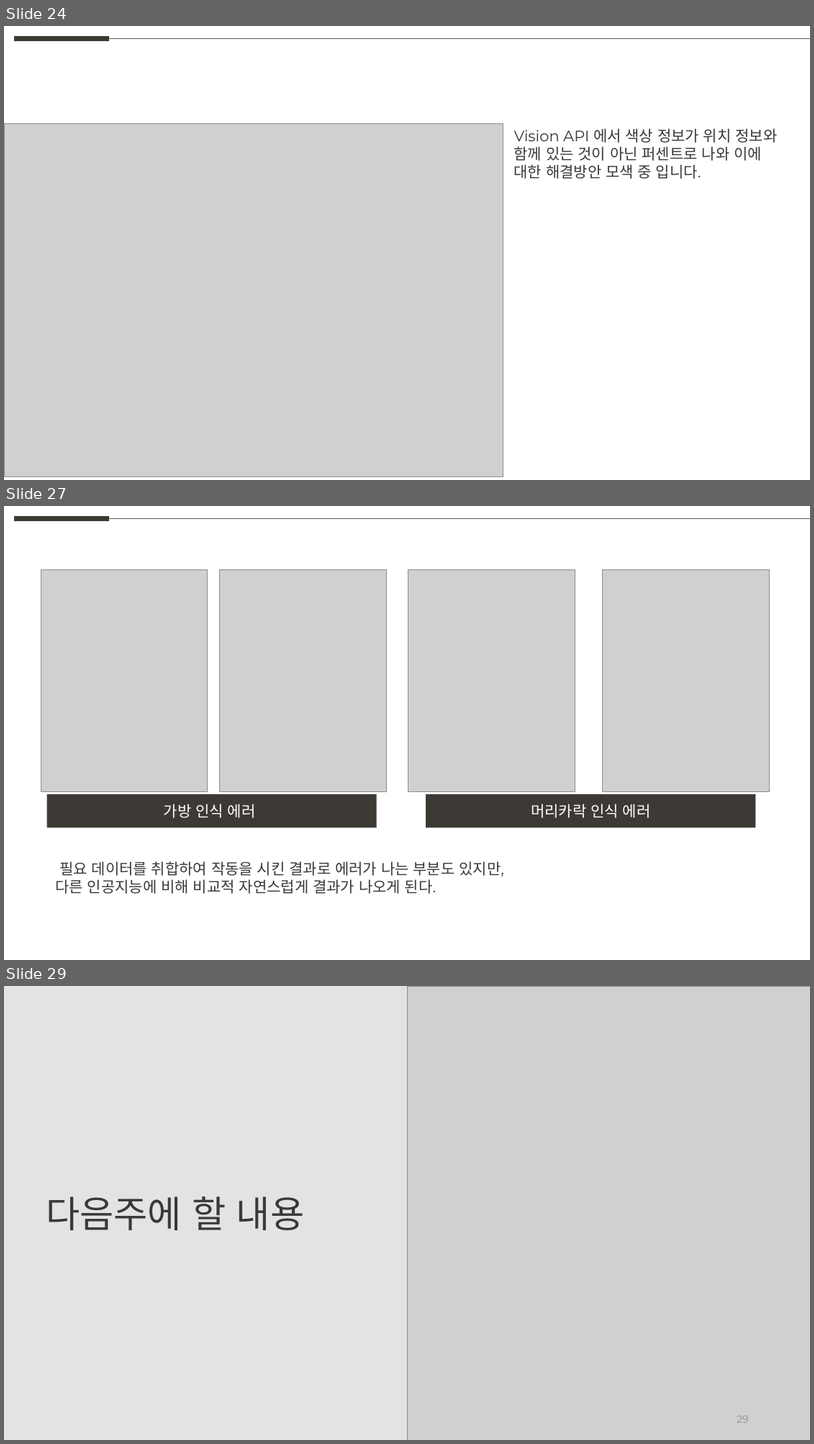
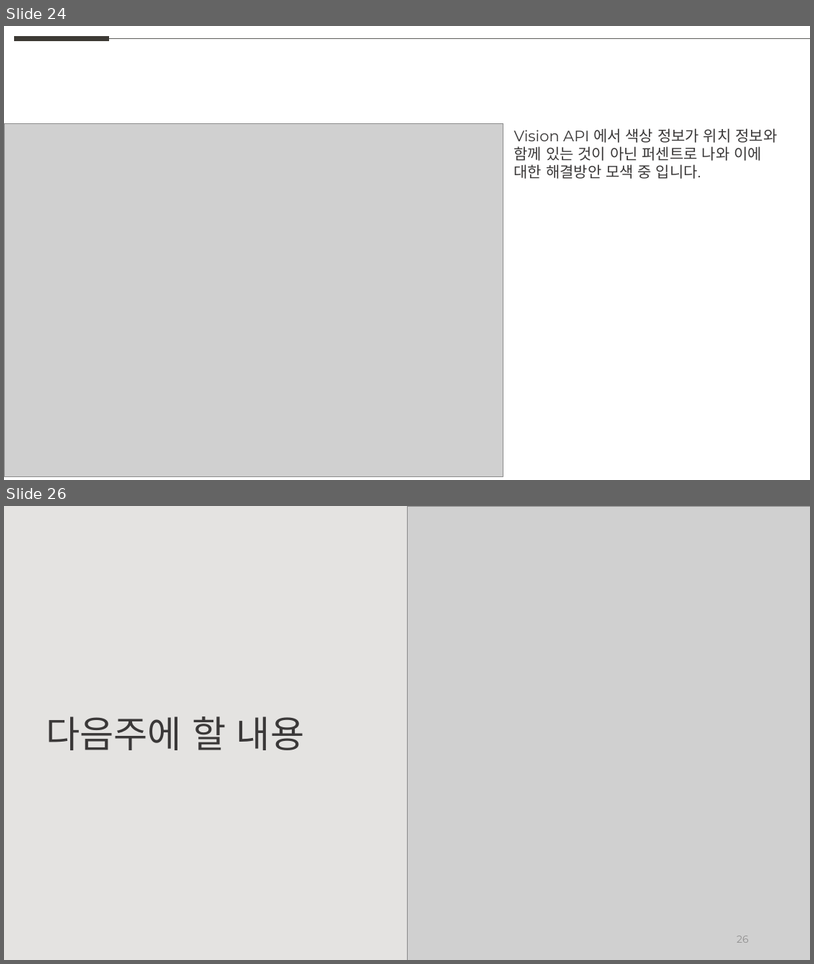
Before and after one commit to weaknessHero/Project_AvatarS, a slide deck: 발표자료/PPT_230727.pptx. Shown one above the other, each under a label of ours: slides 24, 27 and 29 before the commit, slides 24 and 26 after it; the slides between them are not shown. The pictures are 814x1444 and 814x964 pixels, drawn with LibreOffice and Linux fonts; fonts in the diff are those of the drawing; grey boxes stand for pictures. Boxes give left, top, right and bottom in pixels: in the first picture for what was removed or moved away, otherwise in the second. Text is boxed around its words. In the diff, an @@ line names an element or a change of style, - is before the commit and + after.

Commit message:
이재현 업데이트
업데이트

```diff
--- a/발표자료/PPT_230727.pptx
+++ b/발표자료/PPT_230727.pptx
@@ slide 27 removed at (x1=4, y1=506, x2=810, y2=960), background #FFFFFF @@
@@ line removed from (14, 519) to (109, 519) @@
@@ line removed from (109, 519) to (810, 519) @@
@@ picture removed at (x1=41, y1=569, x2=208, y2=792) @@
@@ picture removed at (x1=220, y1=569, x2=387, y2=792) @@
@@ picture removed at (x1=409, y1=569, x2=576, y2=792) @@
@@ picture removed at (x1=603, y1=569, x2=770, y2=792) @@
@@ rectangle removed at (x1=47, y1=794, x2=377, y2=828) @@
-가방 인식 에러
@@ rectangle removed at (x1=426, y1=794, x2=756, y2=828) @@
-머리카락 인식 에러
@@ text removed at (x1=55, y1=861, x2=504, y2=893) @@
-필요 데이터를 취합하여 작동을 시킨 결과로 에러가 나는 부분도 있지만,
-다른 인공지능에 비해 비교적 자연스럽게 결과가 나오게 된다.
@@ what was slide 29 is now slide 26 @@
```
Also in this commit, not shown: 1 slide changed, 1 slide added, 3 other slides removed.
